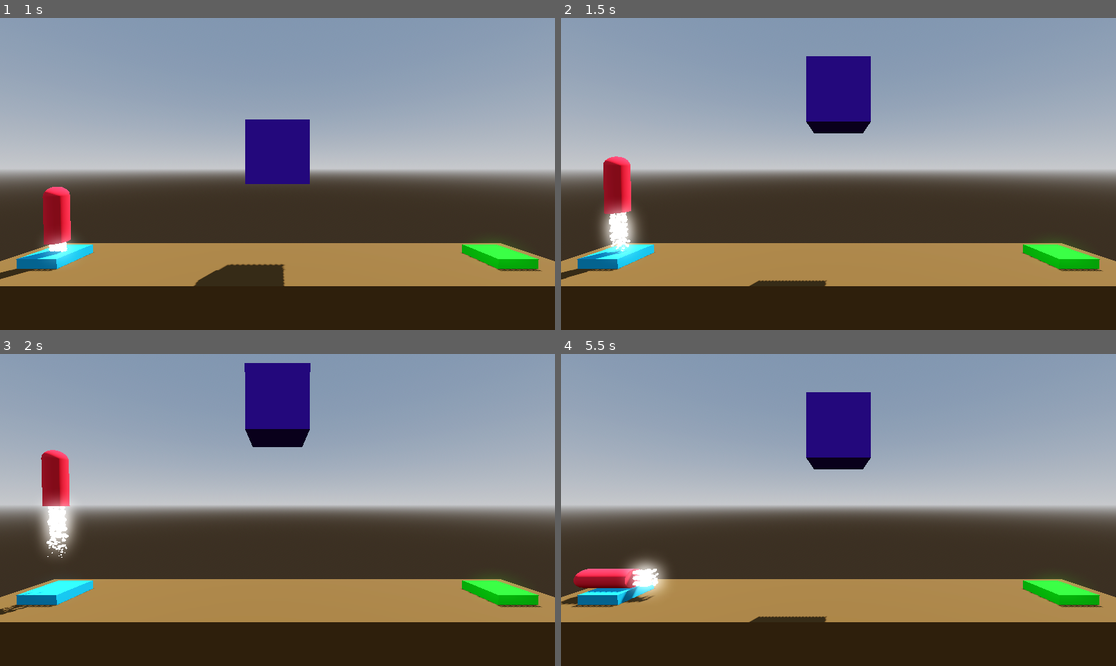
Above: before the commit, frames 1-4 (two rows, left to right).
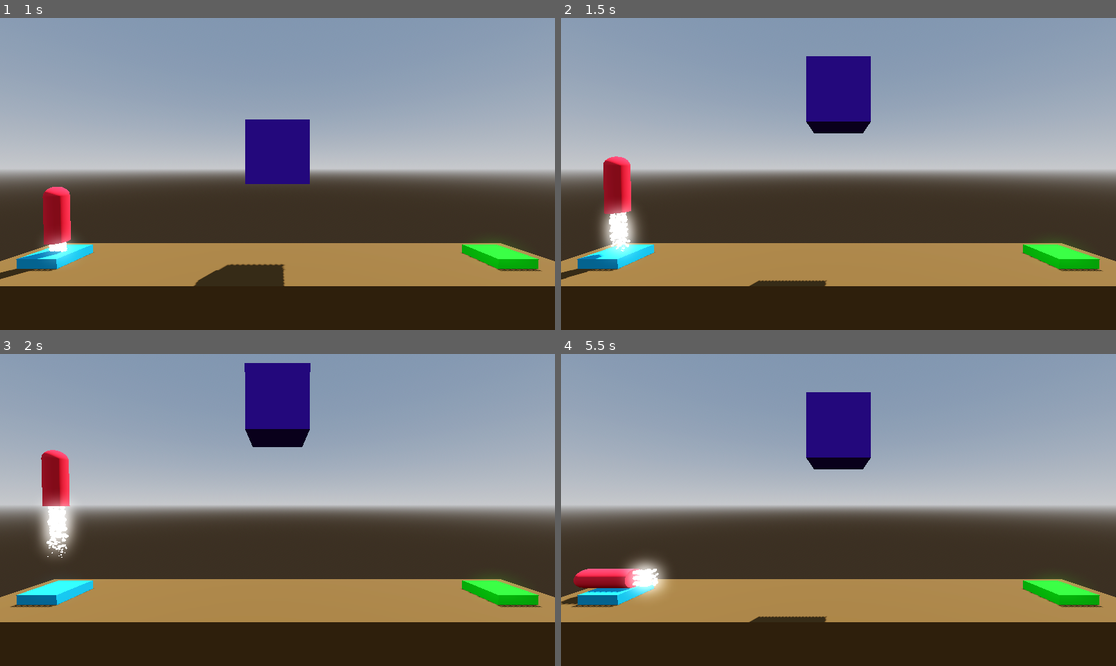
Above: after the commit, the same moments.

Repository: DrDuckson/Project_Boost
Game: Godot game, scene res://scenes/level_4.tscn
The game is run twice, just before and just after one commit, with the same random seed, the same clock (stepped at 60 frames per second) and the same inputs. This scene is started directly instead of the project's main scene.
Inputs:
- Up to frame 1 (1 s): hold Space (move_up) from 0.53 s (still down)
- Up to frame 2 (1.5 s): keep holding Space (move_up)
- Up to frame 3 (2 s): keep holding Space (move_up)
- Up to frame 4 (5.5 s): release Space (move_up) at 2.03 s; hold A (move_left) 2.03-4.28 s; hold D (move_right) 4.28-5.03 s; hold Space (move_up) from 5.03 s (still down)

Frame 1 is identical in both runs. In frame 2, less than 0.1% of the frame differs, in the area x 5-13%, y 73-78%; in frame 3, less than 0.1%; in frame 4, 0.2%, in the area x 10-17%, y 69-80%.

Commit message:
Added explosion + success particles to player

Diff:
--- a/scenes/booster_particles.tscn
+++ b/scenes/booster_particles.tscn
@@ -31,6 +31,7 @@
 
 [node name="BoosterParticles" type="GPUParticles3D"]
 transform = Transform3D(2, 0, 0, 0, 2, 0, 0, 0, 2, 0, 0, 0)
+cast_shadow = 0
 amount = 40
 lifetime = 0.5
 randomness = 1.0
--- a/scripts/player.gd
+++ b/scripts/player.gd
@@ -12,6 +12,8 @@
 @onready var particles_mid: GPUParticles3D = $ParticlesMid
 @onready var particles_left: GPUParticles3D = $ParticlesLeft
 @onready var particles_right: GPUParticles3D = $ParticlesRight
+@onready var explosion_particles: GPUParticles3D = $ExplosionParticles
+@onready var success_particles: GPUParticles3D = $SuccessParticles
 
 func _ready() -> void:
 	pass
@@ -51,6 +53,7 @@
 	set_process(false)
 	is_transitioning = true
 	complete_audio.play()
+	success_particles.emitting = true
 	var tween = create_tween()
 	tween.tween_interval(1.0)
 	tween.tween_callback(get_tree().change_scene_to_file.bind(next_level_file))
@@ -60,6 +63,10 @@
 	set_process(false)
 	is_transitioning = true
 	crash_audio.play()
+	explosion_particles.emitting = true
+	particles_mid.emitting = false
+	particles_right.emitting = false
+	particles_left.emitting = false
 	var tween = create_tween()
-	tween.tween_interval(1.0)
+	tween.tween_interval(2.0)
 	tween.tween_callback(get_tree().reload_current_scene)
